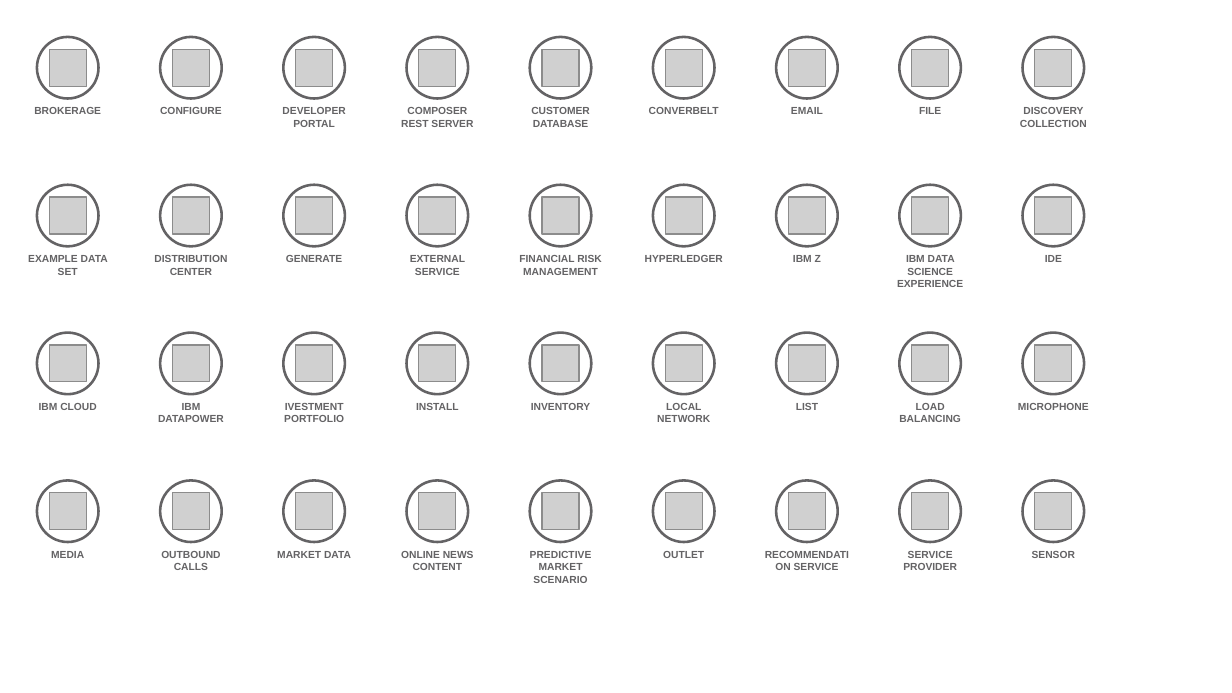
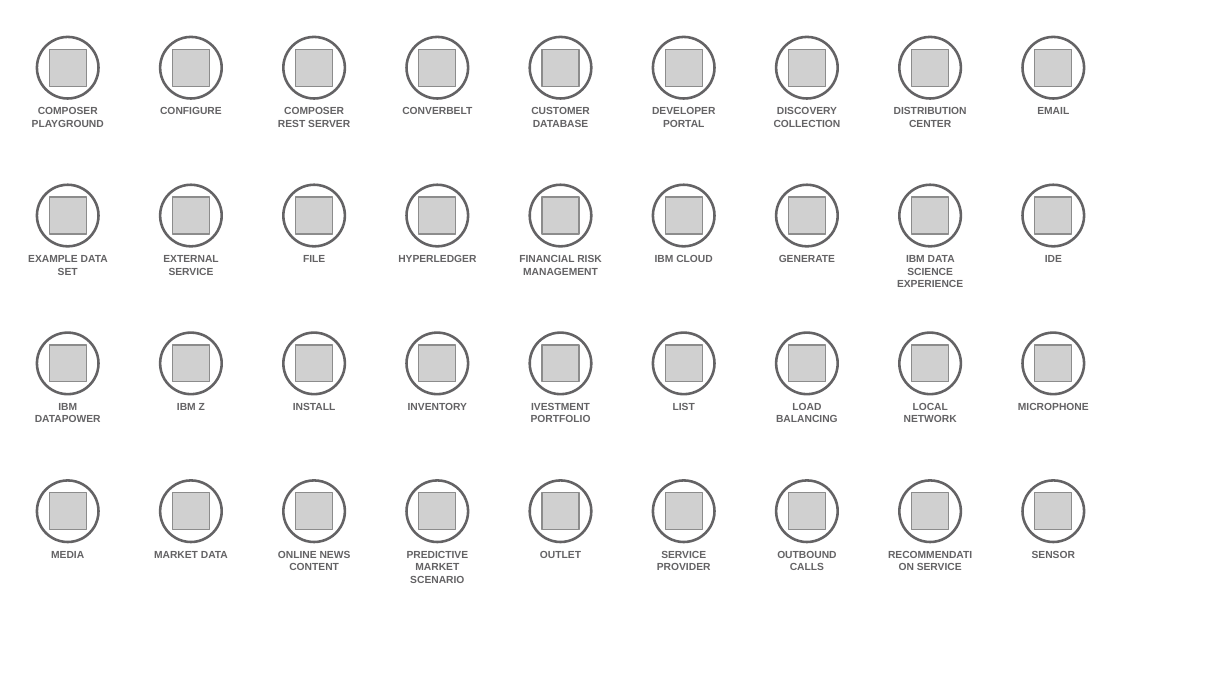
Before and after one commit to l2fprod/myarchitecture, a slide deck: slide 9 of mycatalog-architecture-diagram-template.pptx. Drawn at 1232x693 pixels with LibreOffice and Linux fonts; fonts in the diff are those of the drawing; grey boxes stand for pictures. Boxes give left, top, right and bottom in pixels: in the first picture for what was removed or moved away, otherwise in the second. Text is boxed around its words. In the diff, an @@ line names an element or a change of style, - is before the commit and + after.

```diff
--- a/mycatalog-architecture-diagram-template.pptx
+++ b/mycatalog-architecture-diagram-template.pptx
@@ text at bbox=[32, 107, 104, 127]: text changed @@
-BROKERAGE
+COMPOSER PLAYGROUND
@@ text removed at bbox=[282, 107, 345, 127] @@
-DEVELOPER PORTAL
@@ text added at bbox=[402, 107, 472, 114], 6 pt, text #646365, bold @@
+CONVERBELT
@@ text at bbox=[652, 107, 715, 127]: text changed @@
-CONVERBELT
+DEVELOPER PORTAL
@@ text at bbox=[774, 107, 841, 127]: text changed @@
-EMAIL
+DISCOVERY COLLECTION
@@ text at bbox=[894, 107, 967, 127]: text changed @@
-FILE
+DISTRIBUTION CENTER
@@ text at bbox=[1037, 107, 1069, 114]: text changed @@
-DISCOVERY COLLECTION
+EMAIL
@@ text at bbox=[163, 255, 218, 275]: text changed @@
-DISTRIBUTION CENTER
+EXTERNAL SERVICE
@@ text at bbox=[303, 255, 325, 262]: text changed @@
-GENERATE
+FILE
@@ text at bbox=[398, 255, 476, 262]: text changed @@
-EXTERNAL SERVICE
+HYPERLEDGER
@@ text at bbox=[655, 255, 713, 262]: text changed @@
-HYPERLEDGER
+IBM CLOUD
@@ text at bbox=[779, 255, 835, 262]: text changed @@
-IBM Z
+GENERATE
@@ text at bbox=[35, 402, 101, 422]: text changed @@
-IBM CLOUD
+IBM DATAPOWER
@@ text at bbox=[177, 403, 205, 410]: text changed @@
-IBM DATAPOWER
+IBM Z
@@ text "IVESTMENT PORTFOLIO": place and size @@
-text "IVESTMENT PORTFOLIO" at bbox=[284, 403, 344, 422]
+text "IVESTMENT PORTFOLIO" at bbox=[531, 403, 591, 422]
@@ text "LOCAL NETWORK": place and size @@
-text "LOCAL NETWORK" at bbox=[657, 403, 710, 422]
+text "LOCAL NETWORK" at bbox=[904, 403, 957, 422]
@@ text removed at bbox=[161, 551, 220, 570] @@
-OUTBOUND CALLS
@@ 9 texts: place and size @@
-9 texts at bbox=[277, 107, 961, 583]
+9 texts at bbox=[154, 107, 838, 583]
@@ text added at bbox=[657, 551, 711, 570], 6 pt, text #646365, bold @@
+SERVICE PROVIDER
@@ text at bbox=[777, 551, 836, 570]: text changed @@
-RECOMMENDATION SERVICE
+OUTBOUND CALLS
@@ text at bbox=[917, 563, 962, 570]: text changed @@
-SERVICE PROVIDER
+RECOMMENDATION SERVICE
```
Also in this commit, not shown: 4 other slides changed.
